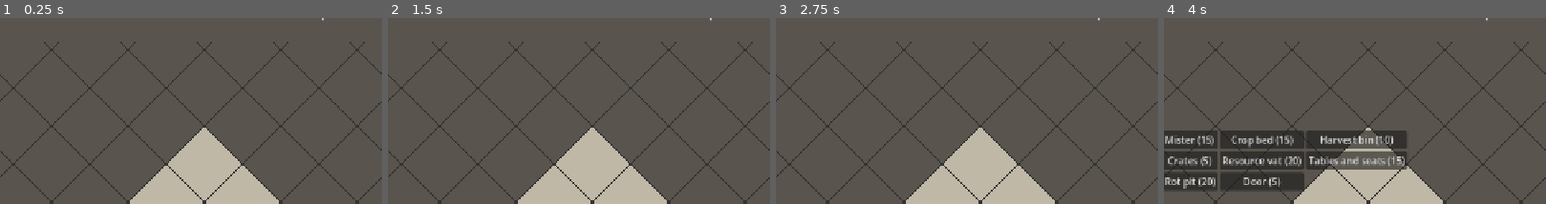
Above: before the commit, frames 1-4 (left to right).
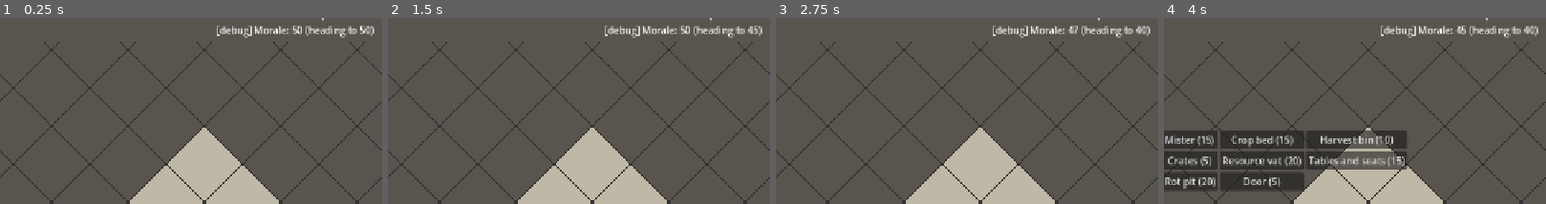
Above: after the commit, the same moments.

Repository: SirSizzle24/mazelord
Game: Godot game, scene res://Scenes/main.tscn
Same seed, same stepped clock (60 frames per second), same inputs: the game is played once before the commit and once after it.
Inputs:
- Up to frame 1 (0.25 s): no input
- Up to frame 2 (1.5 s): click "Dig" at 0.5 s; click "Summon Worker (30)" at 1.25 s
- Up to frame 3 (2.75 s): click "Summon Roundhead (20)" at 2 s
- Up to frame 4 (4 s): click "Debug: +100 mana" at 2.75 s; click "Build" at 3.5 s
The pictures show only the part of the screen within x 23-73%, y 6-56%; the shares and areas given below are measured in that part.

The runs differ from the first frame. In frame 1, 1.1% of the frame differs, in the area x 56-98%, y 4-11%; in frame 2, 1.1%; in frame 3, 1.1%; in frame 4, 1.1%.

Commit message:
Dungeon morale, hidden from players with a debug display

Diff:
--- a/Scenes/main.tscn
+++ b/Scenes/main.tscn
@@ -136,3 +136,10 @@
 offset_bottom = 58.0
 theme_override_colors/font_color = Color(1, 0.3, 0.3, 1)
 text = "Out of food!"
+
+[node name="MoraleLabel" type="Label" parent="UI"]
+offset_left = 660.0
+offset_top = 60.0
+offset_right = 1000.0
+offset_bottom = 86.0
+text = "Morale: 50"
--- a/scripts/dungeon.gd
+++ b/scripts/dungeon.gd
@@ -42,6 +42,19 @@
 const FOOD_PER_CROP_BED := 1  # food each crop bed in a farm adds per harvest
 const EAT_INTERVAL := 20.0  # seconds between meals; each troop eats 1 food per meal
 
+# Morale settles toward a target set by the dungeon; events push it away, and it drifts back.
+# All placeholders to tune.
+const BASE_MORALE := 50.0
+const MORALE_PER_ROOM := 10.0  # each morale room raises the target
+const HUNGER_PENALTY := 25.0  # target drops this much while food is at 0
+const BED_PENALTY := 5.0  # target drops this much for each troop without a bed
+const MORALE_DRIFT := 2.0  # points per second morale moves toward its target
+const DEATH_HIT := 15.0
+const NAMED_DEATH_HIT := 30.0
+const FUNGI_DEATH_FACTOR := 0.5  # fungi see decay as good, so deaths hurt them half as much
+const INJURY_HIT := 5.0
+const HEALED_BOOST := 8.0  # healing lifts morale more than the injury cost
+
 @export var grid: Node2D
 @export var unit_scene: PackedScene   # the unit "blueprint" to copy when summoning
 @export var units_parent: Node2D      # where new units are placed in the scene tree
@@ -49,6 +62,7 @@
 
 var mana := 100
 var food := 20
+var morale := BASE_MORALE
 var farm_timer := 0.0
 # Meals start out of step with harvests, so the two never land on the same frame and hide each other
 # on the food display (troops seemed to stop eating when a harvest cancelled out a meal).
@@ -56,6 +70,8 @@
 
 
 func _process(delta: float) -> void:
+	morale = move_toward(morale, morale_target(), MORALE_DRIFT * delta)
+
 	farm_timer += delta
 	if farm_timer >= FARM_INTERVAL:
 		farm_timer -= FARM_INTERVAL
@@ -69,6 +85,37 @@
 		var eaten: int = min(food, troop_count())  # can't eat more than there is
 		if eaten > 0:
 			add_food(-eaten)
+
+
+## Where morale settles if nothing happens: better with morale rooms, worse when hungry or short of beds.
+func morale_target() -> float:
+	var target: float = BASE_MORALE + MORALE_PER_ROOM * rooms.count_rooms("morale_room")
+	if food == 0 and troop_count() > 0:
+		target -= HUNGER_PENALTY
+	var missing_beds: int = max(0, troop_count() - rooms.count_items("quarters", "soil_bed"))
+	target -= BED_PENALTY * missing_beds
+	return clamp(target, 0.0, 100.0)
+
+
+## Pushes morale up or down right now; it then drifts back toward its target.
+func shift_morale(amount: float) -> void:
+	morale = clamp(morale + amount, 0.0, 100.0)
+
+
+# Hooks for raids and the hospital to call later. Nothing calls them yet.
+func on_troop_died(troop_type_id: String, is_named: bool) -> void:
+	var hit := NAMED_DEATH_HIT if is_named else DEATH_HIT
+	if troop_type_id in ["worker", "roundhead"]:  # the fungi troops; replace with a class check later
+		hit *= FUNGI_DEATH_FACTOR
+	shift_morale(-hit)
+
+
+func on_troop_injured() -> void:
+	shift_morale(-INJURY_HIT)
+
+
+func on_troop_healed() -> void:
+	shift_morale(HEALED_BOOST)
 
 
 func add_food(amount: int) -> void:
--- a/scripts/hud.gd
+++ b/scripts/hud.gd
@@ -1,5 +1,9 @@
 extends CanvasLayer
 ## The on-screen controls: mana, food and troop displays, summon buttons and the debug mana button.
+
+## Morale is hidden from players by design; they learn it from how troops behave.
+## Keep this on while developing to see the number, and off to play as a player would.
+const SHOW_DEBUG_STATS := true
 
 @export var dungeon: Node
 
@@ -7,6 +11,7 @@
 @onready var food_label: Label = $FoodLabel
 @onready var troop_label: Label = $TroopLabel
 @onready var hunger_warning: Label = $HungerWarning
+@onready var morale_label: Label = $MoraleLabel
 
 
 func _ready() -> void:
@@ -26,6 +31,9 @@
 	# to read fresh each frame rather than tracking every change with signals.
 	troop_label.text = "Troops: %d / %d" % [dungeon.troop_count(), dungeon.troop_cap()]
 	hunger_warning.visible = dungeon.food == 0 and dungeon.troop_count() > 0
+	# Morale drifts every frame, so it's read fresh too. Shown with its target to make the drift visible.
+	morale_label.visible = SHOW_DEBUG_STATS
+	morale_label.text = "[debug] Morale: %d (heading to %d)" % [roundi(dungeon.morale), roundi(dungeon.morale_target())]
 
 
 func _on_food_changed(amount: int) -> void:
--- a/scripts/rooms.gd
+++ b/scripts/rooms.gd
@@ -91,6 +91,15 @@
 	return box
 
 
+## How many rooms of one type exist.
+func count_rooms(room_type: String) -> int:
+	var total := 0
+	for room in rooms:
+		if room["type"] == room_type:
+			total += 1
+	return total
+
+
 ## How many finished furnishings of one kind stand in rooms of one type, e.g. soil beds in quarters.
 func count_items(room_type: String, item_id: String) -> int:
 	var total := 0
